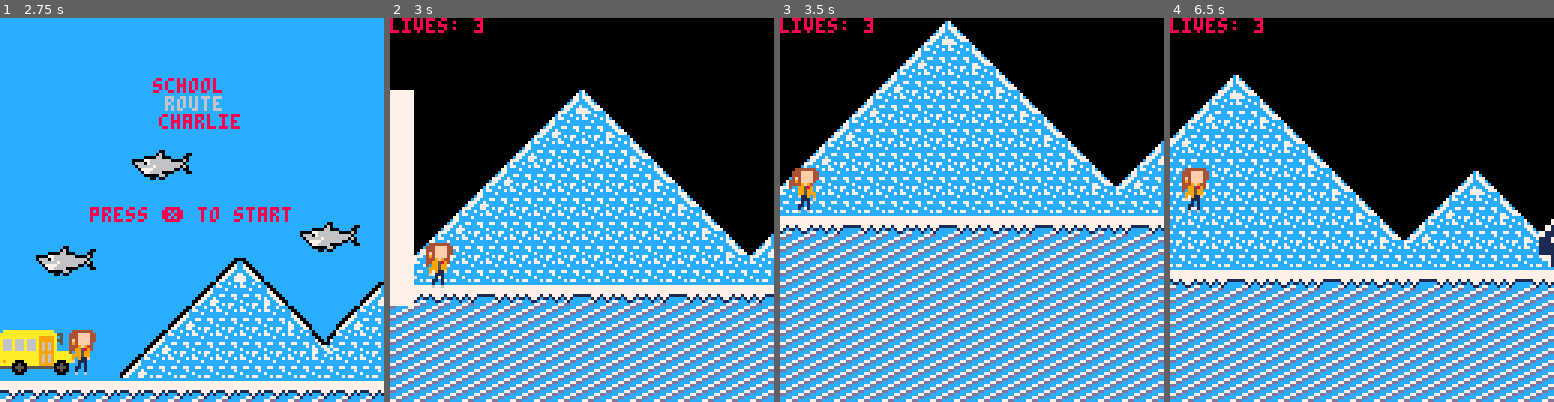
Above: before the commit, frames 1-4 (left to right).
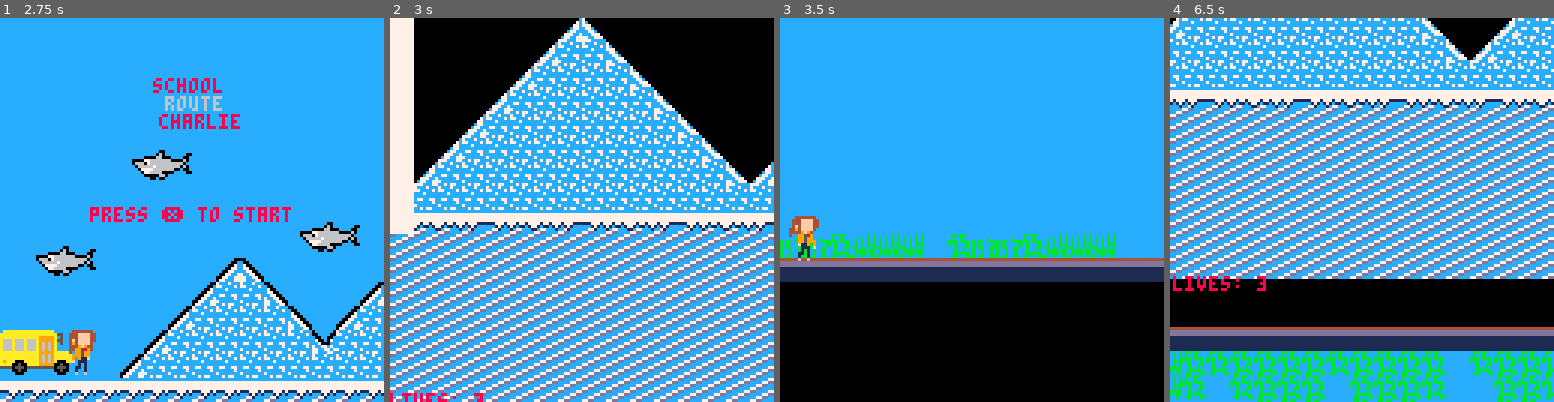
Above: after the commit, the same moments.

Repository: mrbryantguy/School-Route-Charlie
Game: PICO-8 cartridge One Cartidge/srch.p8
The game is run twice, just before and just after one commit, with the same random seed, the same clock (stepped at 60 frames per second) and the same inputs.
Inputs:
- Up to frame 1 (2.75 s): tap X (X key) at 0.33, 1.07, 1.85 s; hold Right 1.6-2.1 s; hold Right from 2.47 s (still down)
- Up to frame 2 (3 s): keep holding Right; tap X (X key) at 2.97 s
- Up to frame 3 (3.5 s): release Right at 3.03 s; hold Left from 3.08 s (still down)
- Up to frame 4 (6.5 s): release Left at 3.58 s; hold Right 4.02-4.68 s; tap X (X key) at 4.08, 5.2, 6.32 s; hold Left 5.08-5.68 s; hold Right from 6.08 s (still down)

Frame 1 is identical in both runs. In frame 2, 35% of the frame differs, in the area x 0-100%, y 0-100%; in frame 3, 78%; in frame 4, 84%.

Commit message:
Update srch.p8
character spawn in 2nd level

Diff:
--- a/One Cartidge/srch.p8
+++ b/One Cartidge/srch.p8
@@ -1,5 +1,5 @@
 pico-8 cartridge // http://www.pico-8.com
-version 36
+version 34
 __lua__
 --init
 
@@ -181,7 +181,8 @@
 	--when x is press change the
 	--scene to game
 	if btnp(❎) then
-		scene = "game"
+	--was game
+		scene = "game2"
 	end
 
 end  -- end update menu
@@ -511,7 +512,7 @@
 
 function update_game2()
 
-
+player_update2()
 end
 
 
@@ -689,16 +694,23 @@
 cls()
 
 map(mx, my)
-camera(8,18 * 8 )
+
 
 -- sprite changed to swiming
 
 
-print(p.x , p.y , 0 , 26*8)
-
-spr(p.sp, p.x, p.y  , p.w, p.h)
-
-print("here is game 2" , 4 * 8 , 26*8 )
+--print(p.x , p.y , 0 , 26*8)
+
+spr(p.sp, p.x, p.y+187  , p.w, p.h)
+print('lives: '..lives, cx, cy+125)
+camera(cx,cy*8 )
+if lives == 0 then
+
+		lastscene = scene
+		scene = "gover"
+end
+
+--print("here is game 2" , 4 * 8 , 26*8 )
 
 end
 
@@ -1005,6 +1017,137 @@
   ball.x+=1
 
 end--snoeball_update
+-->8
+--player_update2
+function player_update2()
+	--physics
+	p.dy+=gravity*.5
+	p.dx*=friction*.5
+
+--	anim_time=0
+--	anim_wait=.05
+	--c resets the original sprite
+	--proablly not needed
+	--c = 1
+	-- if time() - anim_time > anim_wait then
+ --   p.sp+=6
+ --   anim_time = time()
+ --   if p.sp > 7  then
+ --     p.sp = c
+ --   end
+ -- end
+
+	--controls
+	if btn(⬅️) then
+
+		p.sp=6--was 3
+		p.dx-=p.acc
+		p.running=true
+		p.flp=true
+
+		c = 3
+
+		end
+
+	if btn(➡️) then
+
+	 --if time() - anim_time > anim_wait then
+   -- p.sp+=6
+   -- anim_time=time()
+
+   -- if p.sp > 7 then
+     -- p.sp = 1
+   -- end
+ -- end
+	 p.sp=4
+	 c = 1
+		p.dx+=p.acc
+		p.running=true
+		p.flp=false
+
+	end
+
+	--slide
+	if p.running
+	and not btn(⬅️)
+	and not btn(➡️)
+	and not p.falling
+	and not p.jumping then
+		p.running=false
+		p.sliding=true
+	end
+
+	--jump
+	if btnp(❎)
+	and p.landed then
+		p.sp=8
+		p.dy-=p.boost
+		p.landed=false
+	end
+
+	-- check collision up and down
+	if p.dy>0 then
+		p_falling = true
+		p_landed = false
+		p.jumping=false
+
+		if collide_map(p, "down", 0) then
+			p.landed=true
+			p.falling=false
+			p.dy=0
+			p.y-=(p.y+p.h)%8
+		end
+	elseif p.dy<0 then
+		p.jumping=true
+		if collide_map(p, "up", 1) then
+			p.dy=0
+		end
+	end
+
+--check collision left and right
+	if p.dx<0 then
+		if collide_map(p, "left", 1) then
+			p.dx=0
+		end
+	elseif p.dx>0 then
+		if collide_map(p, "right", 1) then
+			p.dx=0
+		end
+	end
+
+	--stop sliding
+	if p.sliding then
+		if abs(p.dx)<.2
+		or p.running then
+			p.dx=0
+			p.sliding=false
+		end
+	end
+
+	--movement
+
+	p.x+=p.dx
+	p.y+=p.dy
+
+	cx = p.x
+	cy = p.y - 39
+
+
+		-- this code detects when
+		-- the flag is reached
+		-- at the end of the code
+	cobj = mget((p.x + 8)/ 8  , p.y / 8 )
+
+ if fget(cobj , 2 ) then
+
+		scene = "game3"
+
+		-- setting the value for next
+		-- location of the player
+
+	end
+
+end
 __gfx__
 0000000077777777000000000000000000000000000000000000000000000000000000000000000000007777777700000000000c700000007ccc7cccc000000c
 0000000077777777000040000000000000000444444400000000044444440000000004444444000000007777777700000000007c7c00000077cccc7cc700007c
